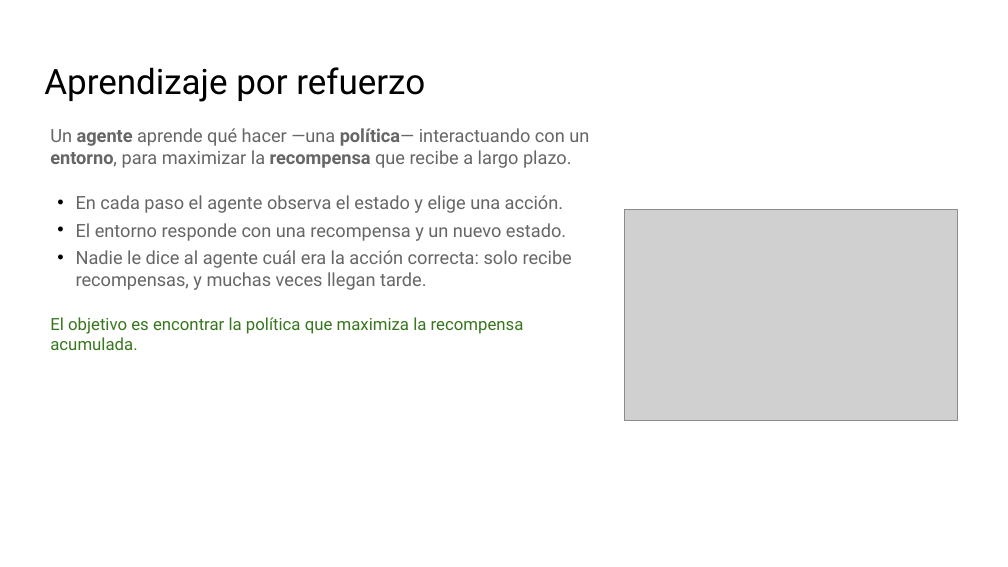
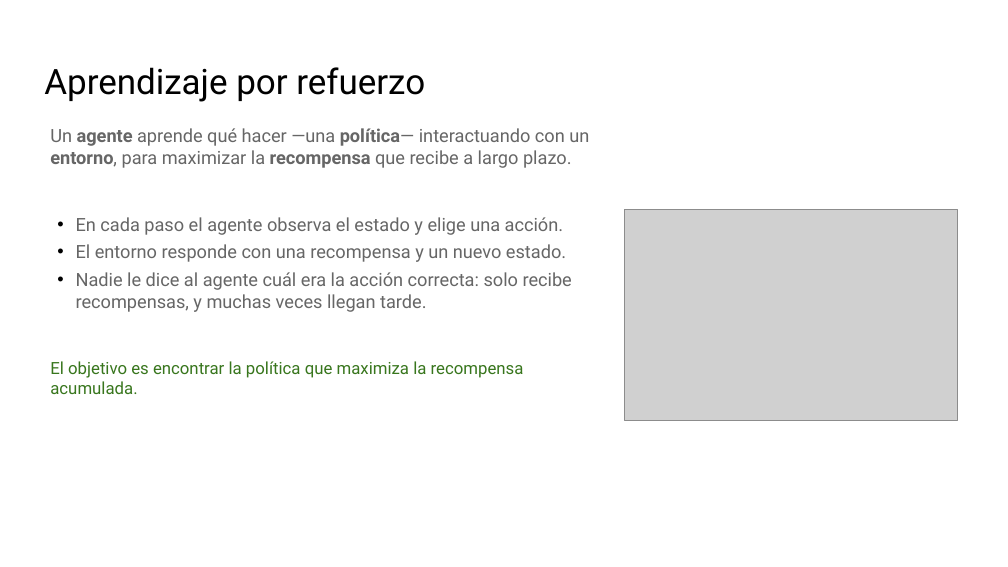
Before and after one commit to telsesser/2026-ML-UNLU, a slide deck: slide 3 of 03-refuerzos/presentaciones/C3-1_ Decisiones secuenciales y Q-learning.pptx. Drawn at 1008x567 pixels with LibreOffice and Linux fonts; fonts in the diff are those of the drawing; grey boxes stand for pictures; background and template pictures are left out. Boxes give left, top, right and bottom in pixels: in the first picture for what was removed or moved away, otherwise in the second. Text is boxed around its words. In the diff, an @@ line names an element or a change of style, - is before the commit and + after.

```diff
--- a/03-refuerzos/presentaciones/C3-1_ Decisiones secuenciales y Q-learning.pptx
+++ b/03-refuerzos/presentaciones/C3-1_ Decisiones secuenciales y Q-learning.pptx
@@ text "En cada paso el agente ...": place and size @@
-text "En cada paso el agente ..." at [76,195,572,290]
+text "En cada paso el agente ..." at [76,217,572,312]
@@ text "El objetivo es encontrar la ...": place and size @@
-text "El objetivo es encontrar la ..." at [50,317,524,350]
+text "El objetivo es encontrar la ..." at [50,361,524,394]
```
Also in this commit, not shown: 13 other slides changed, 7 slides added, 23 other files.
